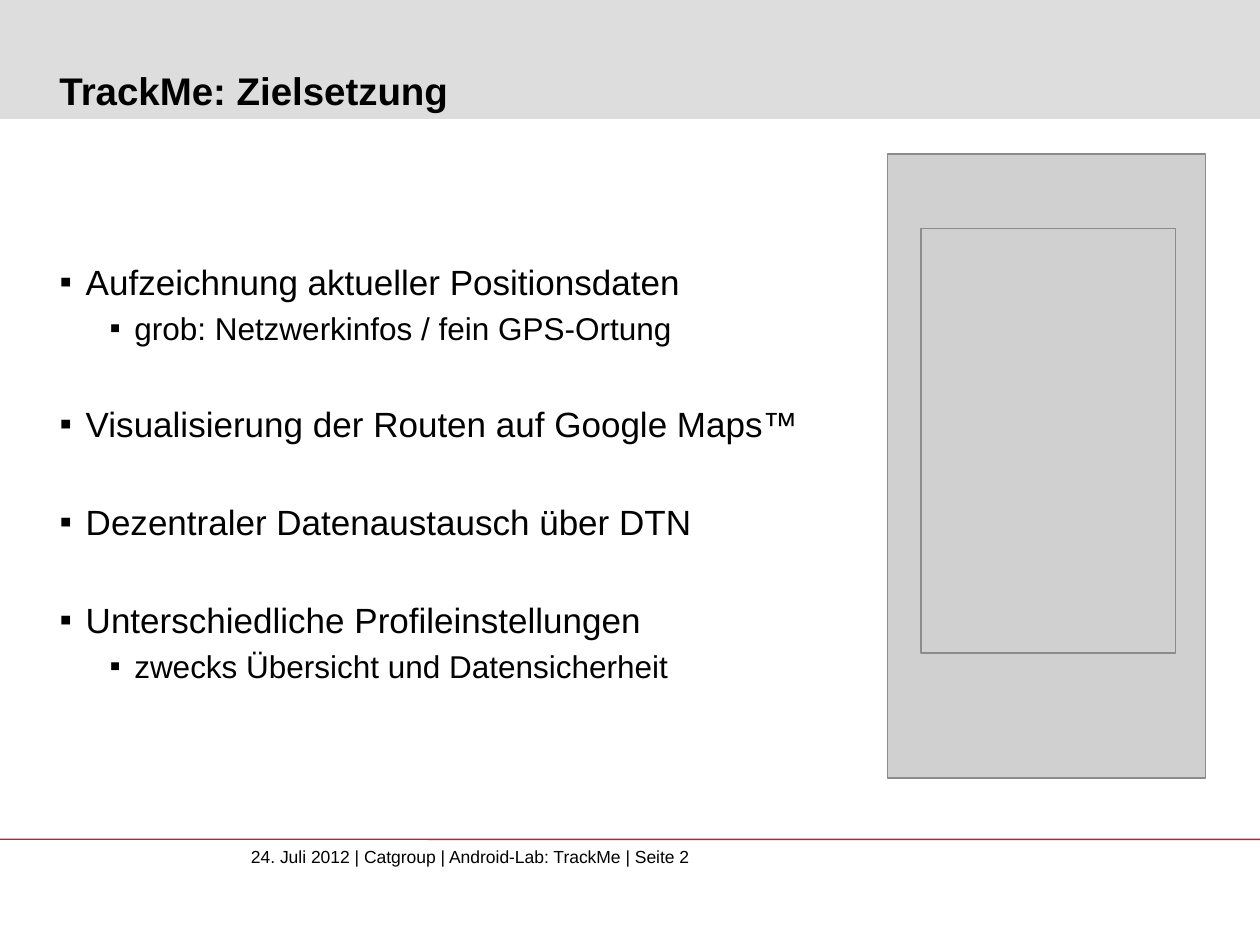
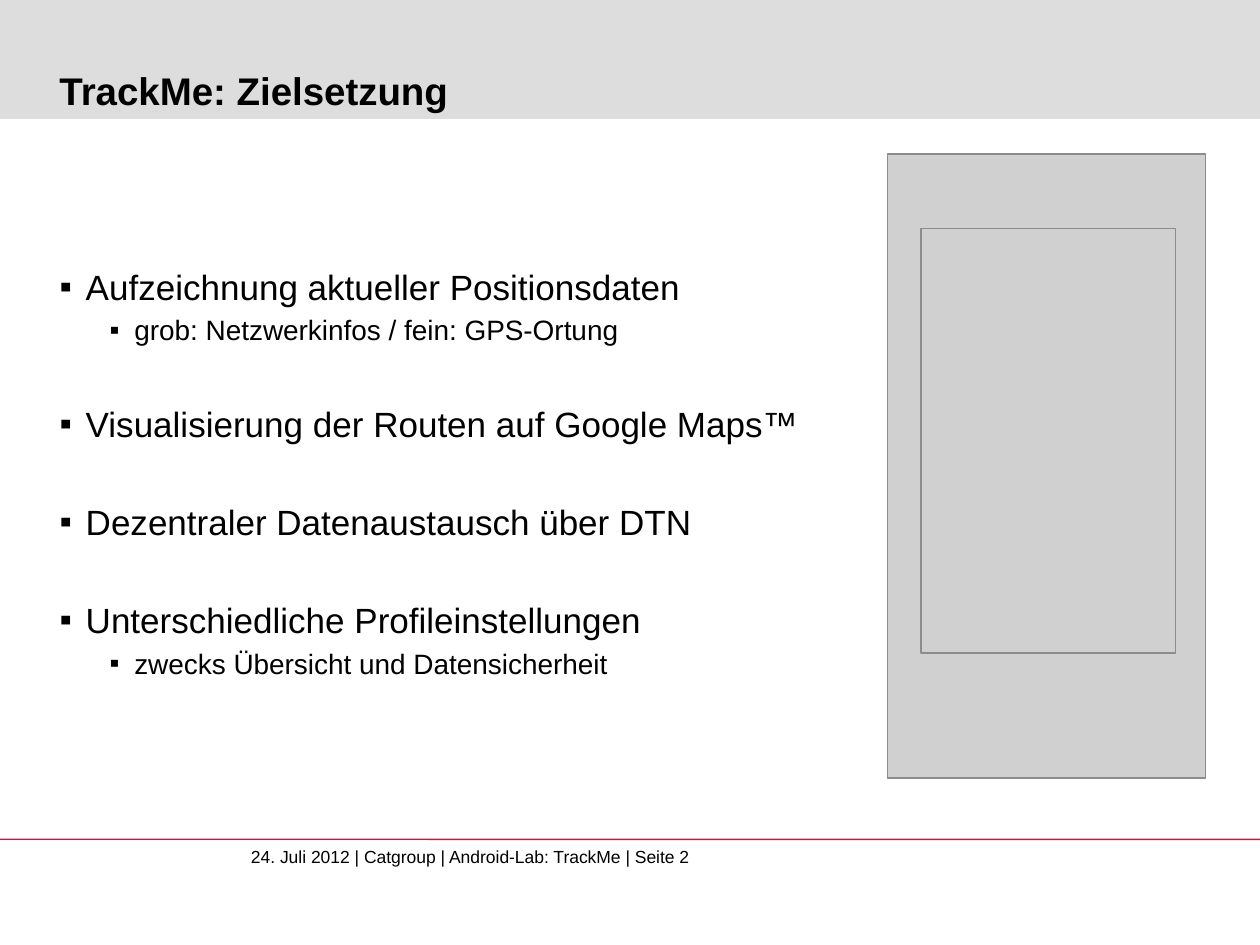
Before and after one commit to Susshi/TrackMe, a slide deck: slide 2 of doc/Android-Lab-TrackMe-Abschlusspraes.pptx. Drawn at 1260x945 pixels with LibreOffice and Linux fonts; fonts in the diff are those of the drawing; grey boxes stand for pictures; background and template pictures are left out. Boxes give left, top, right and bottom in pixels: in the first picture for what was removed or moved away, otherwise in the second. Text is boxed around its words. In the diff, an @@ line names an element or a change of style, - is before the commit and + after.

Commit message:
Added DTN-Pages to Presentation

```diff
--- a/doc/Android-Lab-TrackMe-Abschlusspraes.pptx
+++ b/doc/Android-Lab-TrackMe-Abschlusspraes.pptx
@@ text at (134, 319, 619, 346): text changed; size 18 to 16 pt @@
-      ▪ grob: Netzwerkinfos / fein GPS-Ortung
+      ▪ grob: Netzwerkinfos / fein: GPS-Ortung
@@ text at (134, 652, 607, 675): size 18 to 16 pt in "zwecks Übersicht und Datensicherheit" @@
```
Also in this commit, not shown: 2 other slides changed, 4 slides added.
